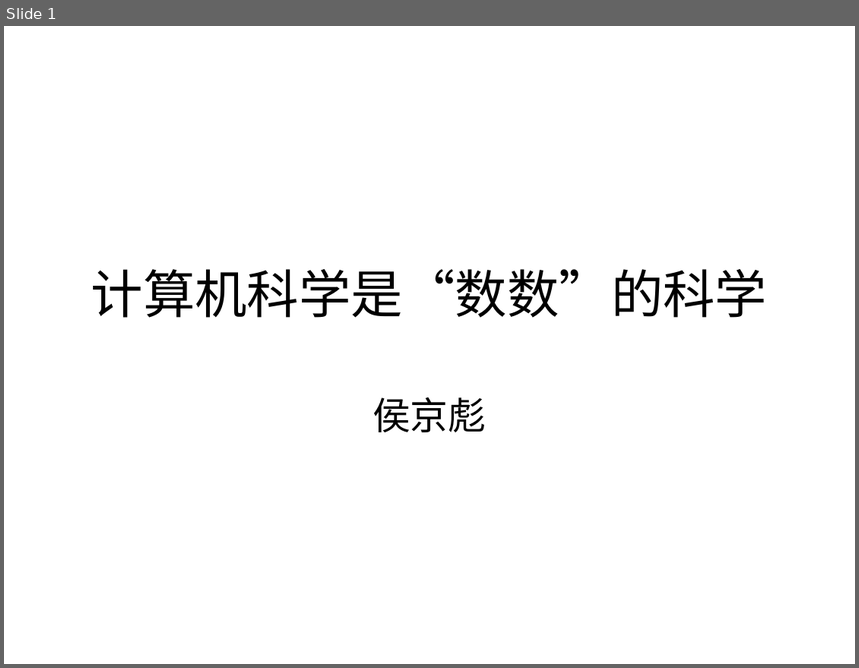
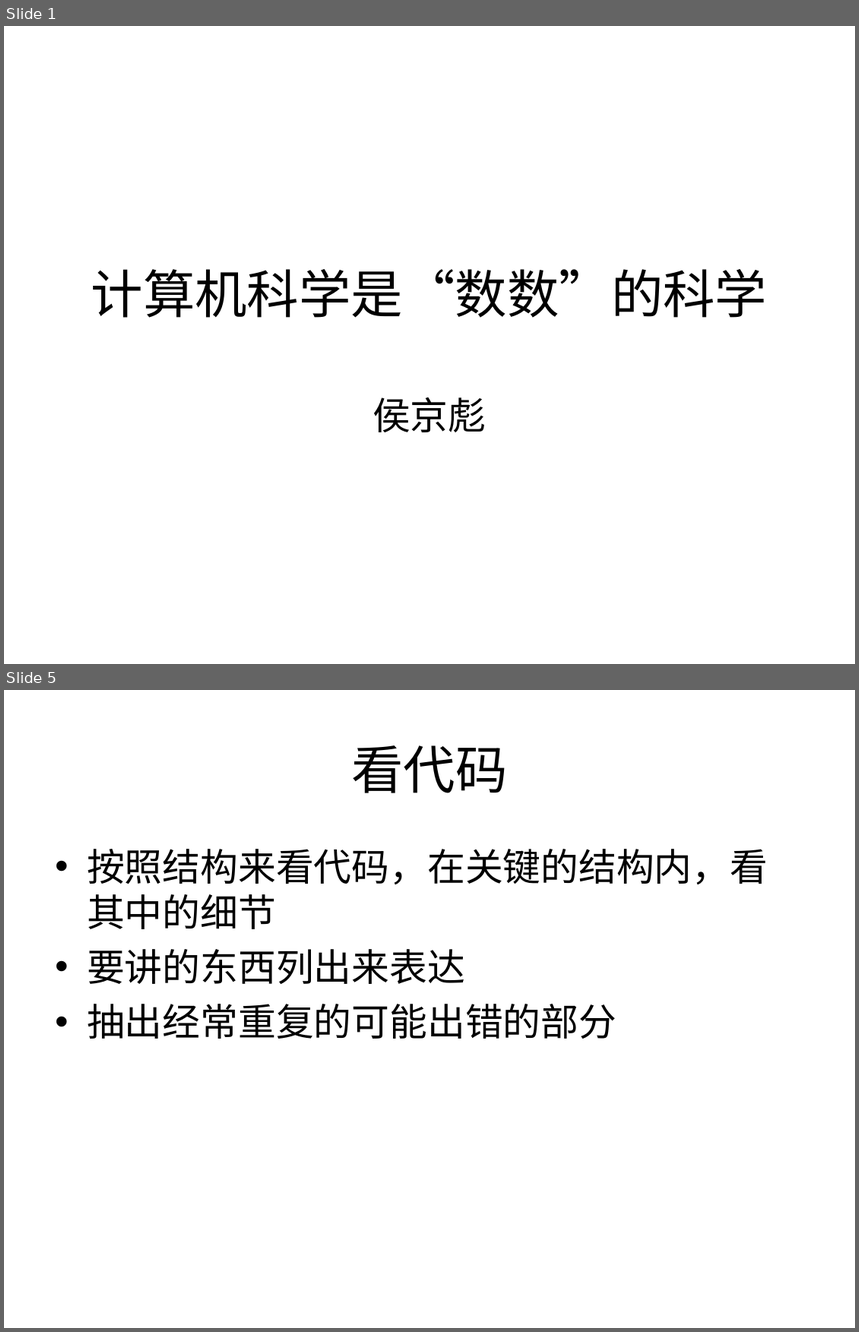
Before and after one commit to houjingbiao/leetcode, a slide deck: conclusion/conclusion.ppt. Shown one above the other, each under a label of ours: slide 1 before the commit, slides 1 and 5 after it; the slides between them are not shown. The pictures are 859x668 and 859x1332 pixels, drawn with LibreOffice and Linux fonts; fonts in the diff are those of the drawing. Boxes give left, top, right and bottom in pixels: in the first picture for what was removed or moved away, otherwise in the second. Text is boxed around its words. In the diff, an @@ line names an element or a change of style, - is before the commit and + after.

```diff
--- a/conclusion/conclusion.ppt
+++ b/conclusion/conclusion.ppt
@@ slide 5 added at [4,690,855,1328], background #FFFFFF @@
@@ title added at [351,745,507,793], 44 pt, text #000000 @@
+看代码
@@ text added at [87,849,768,1039], 32 pt, text #000000 @@
+• 按照结构来看代码，在关键的结构内，看其中的细节
+• 要讲的东西列出来表达
+• 抽出经常重复的可能出错的部分
```
Also in this commit, not shown: 7 other slides added, 1 slide removed.
